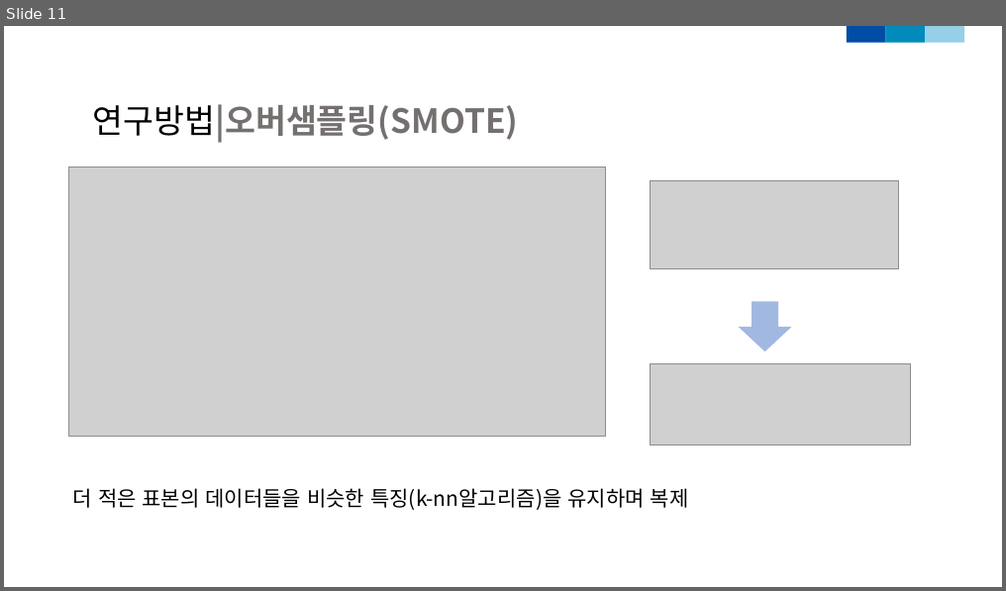
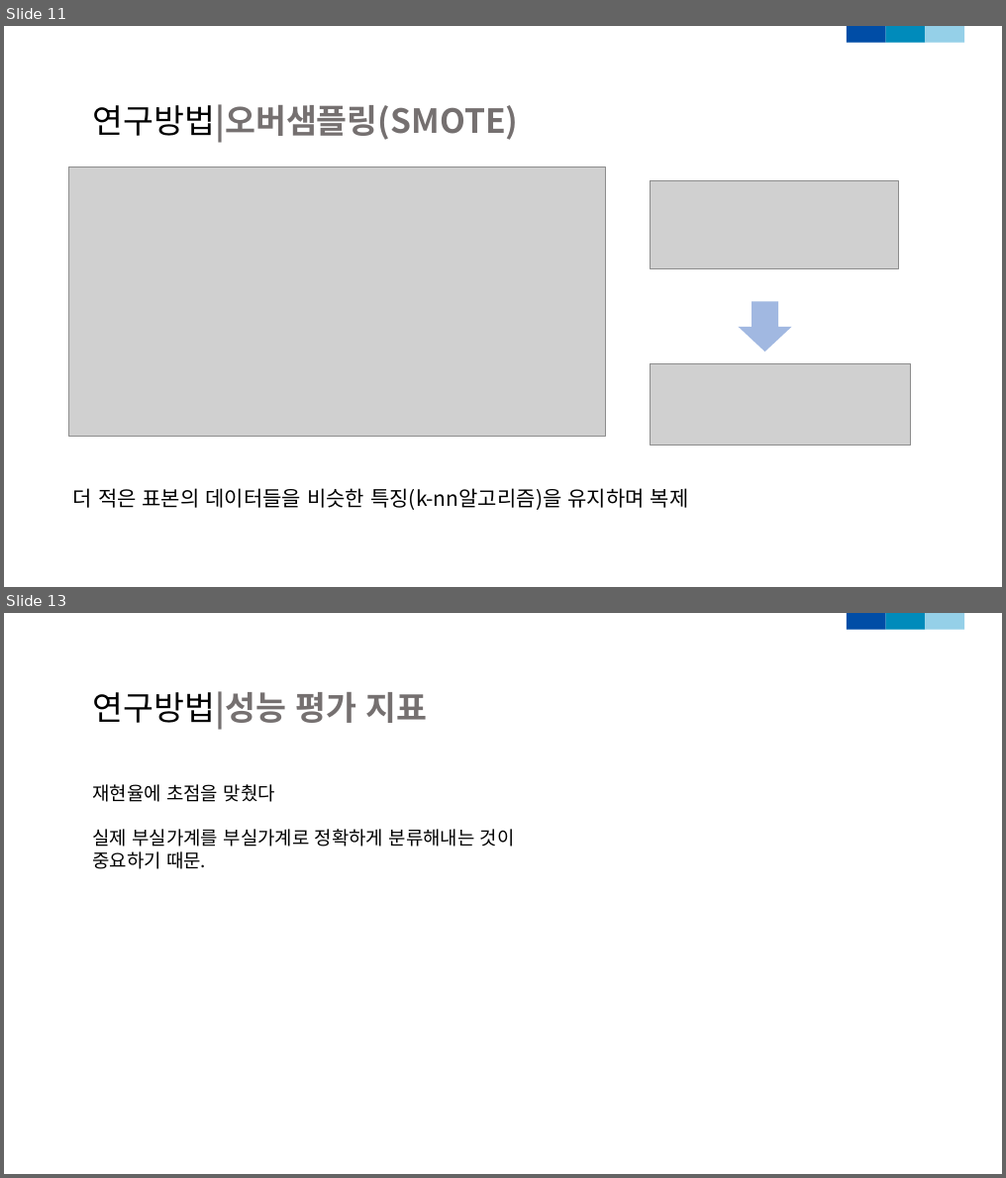
Before and after one commit to dudungE/Competition, a slide deck: ppt/부실가계탐지모형_2.pptx. Shown one above the other, each under a label of ours: slide 11 before the commit, slides 11 and 13 after it; the slides between them are not shown. The pictures are 1006x591 and 1006x1178 pixels, drawn with LibreOffice and Linux fonts; fonts in the diff are those of the drawing; grey boxes stand for pictures. Boxes give left, top, right and bottom in pixels: in the first picture for what was removed or moved away, otherwise in the second. Text is boxed around its words. In the diff, an @@ line names an element or a change of style, - is before the commit and + after.

```diff
--- a/ppt/부실가계탐지모형_2.pptx
+++ b/ppt/부실가계탐지모형_2.pptx
@@ slide 13 added at [4, 613, 1002, 1174], background #FFFFFF; not listed: 3 template elements that a slide beside it also shows @@
@@ text added at [92, 691, 428, 729], 32 pt, text #757070, bold @@
+연구방법|성능 평가 지표
@@ text added at [92, 784, 515, 869], 18 pt, text #000000 @@
+재현율에 초점을 맞췄다
+실제 부실가계를 부실가계로 정확하게 분류해내는 것이 중요하기 때문.
```
Also in this commit, not shown: 2 slides changed, 1 other slide added, 9 other files.
